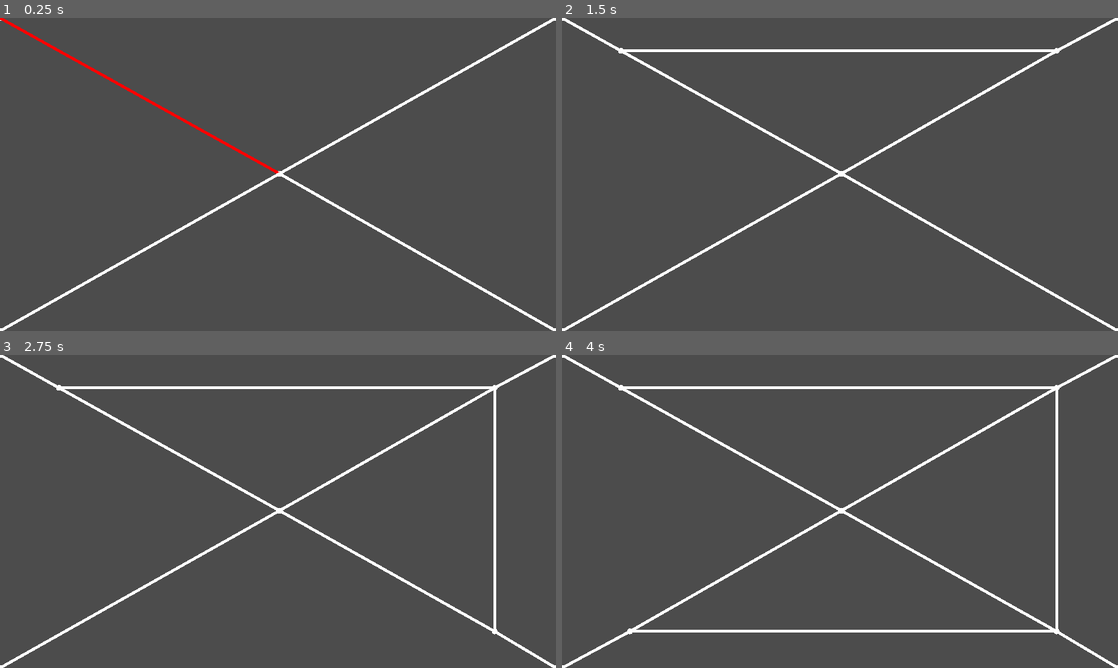
Above: before the commit, frames 1-4 (two rows, left to right).
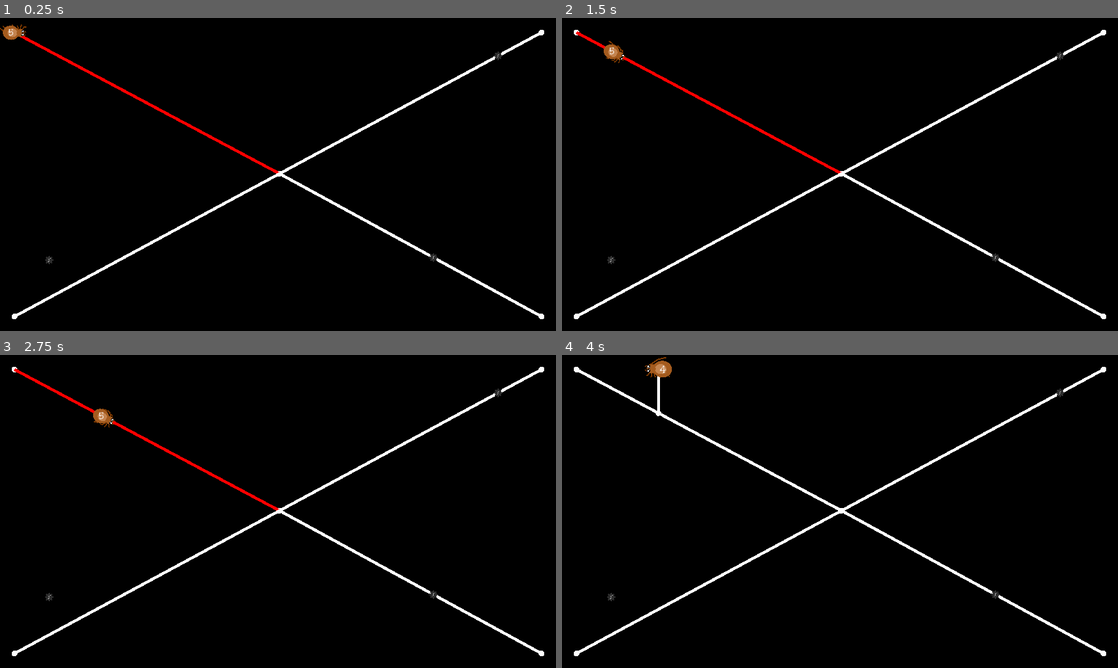
Above: after the commit, the same moments.

Repository: Pandaqi/Windowsilk
Game: Godot game, scene res://Main.tscn
Same seed, same stepped clock (60 frames per second), same inputs: the game is played once before the commit and once after it.
Inputs:
- Up to frame 1 (0.25 s): no input
- Up to frame 2 (1.5 s): tap Enter at 0.5 s; hold Right 0.53-1.28 s; tap T at 0.6 s; tap Space at 0.77 s; hold Down from 1.28 s (still down); tap K at 1.35 s
- Up to frame 3 (2.75 s): tap Space at 1.52 s; release Down at 2.03 s; hold Right from 2.03 s (still down); tap J at 2.1 s
- Up to frame 4 (4 s): release Right at 2.78 s; hold Up 2.78-3.53 s; tap H at 2.85 s; tap Space at 3.02, 3.77 s; hold Left from 3.53 s (still down); tap U at 3.6 s

The runs differ from the first frame. In frame 1, 99% of the frame differs, in the area x 0-100%, y 0-100%; in frame 2, 100%; in frame 3, 100%; in frame 4, 99%.

Commit message:
Working web movement, silk usage, and procedural leg animation.
Oh, and devlog.

Diff:
--- a/Main.tscn
+++ b/Main.tscn
@@ -10,9 +10,16 @@
 [ext_resource path="res://scripts/player_modules/web_tracker.gd" type="Script" id=8]
 [ext_resource path="res://scripts/module_manager.gd" type="Script" id=9]
 [ext_resource path="res://scripts/player_modules/module_jumper.gd" type="Script" id=10]
+[ext_resource path="res://scripts/player_modules/module_silk.gd" type="Script" id=11]
+[ext_resource path="res://assets/spider.png" type="Texture" id=12]
+[ext_resource path="res://assets/fonts/main_medium.tres" type="DynamicFont" id=13]
+[ext_resource path="res://scripts/spawner.gd" type="Script" id=14]
+[ext_resource path="res://scripts/player_modules/collector.gd" type="Script" id=15]
+[ext_resource path="res://scripts/players.gd" type="Script" id=16]
+[ext_resource path="res://scripts/player_modules/module_legs.gd" type="Script" id=17]
 
-[sub_resource type="CircleShape2D" id=1]
-radius = 25.3076
+[sub_resource type="RectangleShape2D" id=1]
+extents = Vector2( 39.6427, 22.889 )
 
 [node name="Main" type="Node2D"]
 script = ExtResource( 2 )
@@ -26,23 +33,30 @@
 [node name="Points" type="Node2D" parent="Web"]
 script = ExtResource( 4 )
 
-[node name="Bounds" type="Node2D" parent="."]
+[node name="Bounds" type="Node2D" parent="Web"]
 
-[node name="StaticBody2D" parent="Bounds" instance=ExtResource( 5 )]
-
-[node name="StaticBody2D2" parent="Bounds" instance=ExtResource( 5 )]
+[node name="Right" parent="Web/Bounds" instance=ExtResource( 5 )]
 position = Vector2( 1984, 0 )
 rotation = 3.14159
 
-[node name="StaticBody2D3" parent="Bounds" instance=ExtResource( 5 )]
+[node name="Down" parent="Web/Bounds" instance=ExtResource( 5 )]
 position = Vector2( 960, 1144 )
 rotation = 1.5708
 
-[node name="StaticBody2D4" parent="Bounds" instance=ExtResource( 5 )]
+[node name="Left" parent="Web/Bounds" instance=ExtResource( 5 )]
+
+[node name="Up" parent="Web/Bounds" instance=ExtResource( 5 )]
 position = Vector2( 960, -64 )
 rotation = 1.5708
 
+[node name="Spawner" type="Node2D" parent="."]
+script = ExtResource( 14 )
+
+[node name="Timer" type="Timer" parent="Spawner"]
+one_shot = true
+
 [node name="Players" type="Node2D" parent="."]
+script = ExtResource( 16 )
 
 [node name="Player" type="KinematicBody2D" parent="Players"]
 collision_layer = 2
@@ -50,7 +64,14 @@
 script = ExtResource( 9 )
 
 [node name="CollisionShape2D" type="CollisionShape2D" parent="Players/Player"]
+position = Vector2( -0.0623398, 1.62678 )
 shape = SubResource( 1 )
+
+[node name="Visuals" type="Node2D" parent="Players/Player"]
+scale = Vector2( 0.33, 0.33 )
+
+[node name="Sprite" type="Sprite" parent="Players/Player/Visuals"]
+texture = ExtResource( 12 )
 
 [node name="Mover" type="Node2D" parent="Players/Player"]
 script = ExtResource( 6 )
@@ -69,10 +90,86 @@
 [node name="Jumper" type="Node2D" parent="Players/Player"]
 script = ExtResource( 10 )
 
+[node name="Tween" type="Tween" parent="Players/Player/Jumper"]
+
+[node name="Silk" type="Node2D" parent="Players/Player"]
+script = ExtResource( 11 )
+
+[node name="LabelContainer" type="Node2D" parent="Players/Player/Silk"]
+position = Vector2( -13.6862, 0 )
+
+[node name="Label" type="Label" parent="Players/Player/Silk/LabelContainer"]
+margin_left = -19.8214
+margin_top = -19.8214
+margin_right = 20.1786
+margin_bottom = 24.1786
+custom_fonts/font = ExtResource( 13 )
+text = "0"
+align = 1
+valign = 1
+__meta__ = {
+"_edit_use_anchors_": false
+}
+
+[node name="Collector" type="Node2D" parent="Players/Player"]
+script = ExtResource( 15 )
+
+[node name="Legs" type="Node2D" parent="Players/Player"]
+show_behind_parent = true
+script = ExtResource( 17 )
+
+[node name="R1" type="Node2D" parent="Players/Player/Legs"]
+position = Vector2( 26, 13 )
+
+[node name="Offset" type="Node2D" parent="Players/Player/Legs/R1"]
+position = Vector2( 14.6301, 9.20277 )
+
+[node name="R2" type="Node2D" parent="Players/Player/Legs"]
+position = Vector2( 18.5, 13 )
+
+[node name="Offset" type="Node2D" parent="Players/Player/Legs/R2"]
+position = Vector2( 5.37628, 15.5739 )
+
+[node name="R3" type="Node2D" parent="Players/Player/Legs"]
+position = Vector2( 14, 13 )
+
+[node name="Offset" type="Node2D" parent="Players/Player/Legs/R3"]
+position = Vector2( -4.98973, 14.1581 )
+
+[node name="R4" type="Node2D" parent="Players/Player/Legs"]
+position = Vector2( -0.5, 13 )
+
+[node name="Offset" type="Node2D" parent="Players/Player/Legs/R4"]
+position = Vector2( -7.24351, 16.7538 )
+
+[node name="L1" type="Node2D" parent="Players/Player/Legs"]
+position = Vector2( 26.5, -9.5 )
+
+[node name="Offset" type="Node2D" parent="Players/Player/Legs/L1"]
+position = Vector2( 13.8941, -9.59172 )
+
+[node name="L2" type="Node2D" parent="Players/Player/Legs"]
+position = Vector2( 19.5, -9.5 )
+
+[node name="Offset" type="Node2D" parent="Players/Player/Legs/L2"]
+position = Vector2( 5.32016, -16.6708 )
+
+[node name="L3" type="Node2D" parent="Players/Player/Legs"]
+position = Vector2( 13, -9.5 )
+
+[node name="Offset" type="Node2D" parent="Players/Player/Legs/L3"]
+position = Vector2( -3.98974, -14.0751 )
+
+[node name="L4" type="Node2D" parent="Players/Player/Legs"]
+position = Vector2( -0.5, -9.5 )
+
+[node name="Offset" type="Node2D" parent="Players/Player/Legs/L4"]
+position = Vector2( -8.18739, -17.6147 )
+
+[connection signal="timeout" from="Spawner/Timer" to="Spawner" method="_on_Timer_timeout"]
 [connection signal="timeout" from="Players/Player/Mover/PointDelayTimer" to="Players/Player/Mover" method="_on_PointDelayTimer_timeout"]
-[connection signal="button_press" from="Players/Player/Input" to="Players/Player/Mover" method="_on_Input_button_press"]
 [connection signal="button_press" from="Players/Player/Input" to="Players/Player/Jumper" method="_on_Input_button_press"]
-[connection signal="button_release" from="Players/Player/Input" to="Players/Player/Mover" method="_on_Input_button_release"]
 [connection signal="button_release" from="Players/Player/Input" to="Players/Player/Jumper" method="_on_Input_button_release"]
 [connection signal="move_vec" from="Players/Player/Input" to="Players/Player/Mover" method="_on_Input_move_vec"]
 [connection signal="move_vec" from="Players/Player/Input" to="Players/Player/Jumper" method="_on_Input_move_vec"]
+[connection signal="tween_all_completed" from="Players/Player/Jumper/Tween" to="Players/Player/Jumper" method="_on_Tween_tween_all_completed"]
--- /dev/null
+++ b/assets/fonts/main_medium.tres
@@ -0,0 +1,7 @@
+[gd_resource type="DynamicFont" load_steps=2 format=2]
+
+[ext_resource path="res://assets/fonts/griffy.ttf" type="DynamicFontData" id=1]
+
+[resource]
+size = 32
+font_data = ExtResource( 1 )
--- a/project.godot
+++ b/project.godot
@@ -36,4 +36,5 @@
 quality/driver/driver_name="GLES2"
 vram_compression/import_etc=true
 vram_compression/import_etc2=false
+environment/default_clear_color=Color( 0, 0, 0, 1 )
 environment/default_environment="res://default_env.tres"
--- /dev/null
+++ b/scenes/item.tscn
@@ -0,0 +1,26 @@
+[gd_scene load_steps=4 format=2]
+
+[ext_resource path="res://scripts/item.gd" type="Script" id=1]
+[ext_resource path="res://assets/items.png" type="Texture" id=2]
+
+[sub_resource type="CircleShape2D" id=2]
+radius = 13.8734
+
+[node name="Item" type="Area2D" groups=[
+"Items",
+]]
+position = Vector2( 106.658, 47.1937 )
+collision_layer = 0
+collision_mask = 2
+script = ExtResource( 1 )
+
+[node name="CollisionShape2D" type="CollisionShape2D" parent="."]
+shape = SubResource( 2 )
+
+[node name="Sprite" type="Sprite" parent="."]
+scale = Vector2( 0.25, 0.25 )
+texture = ExtResource( 2 )
+hframes = 8
+vframes = 8
+
+[connection signal="body_entered" from="." to="." method="_on_Item_body_entered"]
--- a/scenes/web/point.gd
+++ b/scenes/web/point.gd
@@ -26,6 +26,9 @@
 		if e.start == p: return e
 		if e.end == p: return e
 
+func has_edge(e):
+	return (e in edges)
+
 func find_edge_closest_to_vec(vec : Vector2):
 	var best = null
 	var best_dot = -INF
--- /dev/null
+++ b/scripts/item.gd
@@ -0,0 +1,9 @@
+extends Area2D
+
+var type : String = ""
+
+func set_type(tp):
+	type = tp
+
+func _on_Item_body_entered(body):
+	body.m.collector.collect(self)
--- a/scripts/main.gd
+++ b/scripts/main.gd
@@ -1,9 +1,15 @@
 extends Node2D
 
 onready var web = $Web
+onready var spawner = $Spawner
+onready var players = $Players
 
 func _ready():
 	if GlobalInput.get_player_count() <= 0:
 		GlobalInput.create_debugging_players()
 
 	web.activate()
+
+func web_loading_done():
+	players.activate()
+	spawner.activate()
--- /dev/null
+++ b/scripts/player_modules/collector.gd
@@ -0,0 +1,12 @@
+extends Node2D
+
+onready var body = get_parent()
+
+func collect(node):
+	handle_collectible_type(node.type)
+	node.queue_free()
+
+func handle_collectible_type(tp):
+	match tp:
+		'silk':
+			body.m.silk.change(+1)
--- a/scripts/player_modules/module_jumper.gd
+++ b/scripts/player_modules/module_jumper.gd
@@ -1,9 +1,27 @@
 extends Node2D
 
+const JUMP_DURATION : float = 0.5
+const JUMP_SCALE : float = 1.3
+
+const DIST_PER_SILK : float = 150.0
+
 var active : bool = false
+var input_disabled : bool = false
 
 onready var body = get_parent()
 onready var edges = get_node("/root/Main/Web").edges
+onready var tween = $Tween
+
+var tween_data = {
+	'target_point': null,
+	'start_point': null
+}
+
+func pay_for_travel(dist):
+	return -round(dist / DIST_PER_SILK)
+
+func get_max_dist():
+	return DIST_PER_SILK * body.m.silk.count()
 
 func _on_Input_move_vec(vec, dt):
 	if not active: return
@@ -14,21 +32,32 @@
 	body.set_rotation(vec.angle())
 
 func _on_Input_button_press():
-	start_jump()
+	if input_disabled: return
+	prepare_jump()
 
 func _on_Input_button_release():
-	finish_jump()
+	if input_disabled: return
+	execute_jump()
 
 func get_forward_vec():
 	var rot = body.rotation
 	return Vector2(cos(rot), sin(rot))
 
-func start_jump():
+func prepare_jump():
+	if body.m.silk.is_empty(): return
+
+	body.m.mover.disable()
 	active = true
 
-func finish_jump():
+func execute_jump():
+	if not active: return
+
 	active = false
+	input_disabled = true
+	create_new_silk_line()
+	play_jump_tween()
 
+func create_new_silk_line():
 	var dir = get_forward_vec()
 
 	var exclude_bodies = []
@@ -40,6 +69,51 @@
 		exclude_bodies.append(point)
 		exclude_bodies += point.get_edges()
 
-	var res = edges.shoot(body.global_position, dir, exclude_bodies, edge)
+	tween_data.target_point = null
 
-	body.m.webtracker.arrived_on_point(res.new_point)
+	var res = edges.shoot(body.global_position, dir, exclude_bodies, edge, body)
+	if res.failed:
+		# TO DO: give feedback
+		print("No jump possible")
+		finish_jump()
+		return
+
+	tween_data.start_point = body.position
+	tween_data.target_point = res.new_point
+
+func play_jump_tween():
+	if not tween_data.target_point: return
+
+	var dur = JUMP_DURATION
+	tween.interpolate_property(body, "position",
+		body.position, tween_data.target_point.position, dur,
+		Tween.TRANS_CUBIC, Tween.EASE_OUT)
+
+	tween.interpolate_property(body, "scale",
+		Vector2(1,1), Vector2(1,1)*JUMP_SCALE, 0.5*dur,
+		Tween.TRANS_LINEAR, Tween.EASE_OUT)
+
+	tween.interpolate_property(body, "scale",
+		Vector2(1,1)*JUMP_SCALE, Vector2(1,1), 0.5*dur,
+		Tween.TRANS_LINEAR, Tween.EASE_OUT,
+		0.5*dur)
+
+	tween.start()
+
+func finish_jump():
+	input_disabled = false
+
+	var pos = tween_data.target_point
+	var start_pos = tween_data.start_point
+
+	var actually_jumped = (pos and start_pos)
+	if actually_jumped:
+		var dist = (pos.position - start_pos).length()
+		body.m.silk.change(pay_for_travel(dist))
+
+		body.m.webtracker.arrived_on_point(pos)
+
+	body.m.mover.enable()
+
+func _on_Tween_tween_all_completed():
+	finish_jump()
--- /dev/null
+++ b/scripts/player_modules/module_legs.gd
@@ -0,0 +1,87 @@
+extends Node2D
+
+# NOTE: These values are GLOBAL positions
+# The starts are actual NODES, so they automatically rotate and move correctly with the object
+onready var legs = {
+	'L1': { 'start': $L1, 'end': Vector2.ZERO },
+	'L2': { 'start': $L2, 'end': Vector2.ZERO },
+	'L3': { 'start': $L3, 'end': Vector2.ZERO },
+	'L4': { 'start': $L4, 'end': Vector2.ZERO },
+
+	'R1': { 'start': $R1, 'end': Vector2.ZERO },
+	'R2': { 'start': $R2, 'end': Vector2.ZERO },
+	'R3': { 'start': $R3, 'end': Vector2.ZERO },
+	'R4': { 'start': $R4, 'end': Vector2.ZERO },
+}
+
+var leg_color = Color(121/255.0, 55/255.0, 0)
+
+onready var body = get_parent()
+
+func _ready():
+	reset_legs()
+
+func reset_legs():
+	for key in legs:
+		reset_leg(legs[key])
+
+func calculate_leg_dist(leg):
+	var desired_pos = get_desired_leg_pos(leg)
+	return (leg.end - desired_pos).length()
+
+func get_desired_leg_pos(leg):
+	return leg.start.get_node("Offset").global_position
+
+func reset_leg(leg):
+	leg.end = get_desired_leg_pos(leg)
+
+func _physics_process(dt):
+	check_legs()
+	update()
+
+func check_legs():
+	var dist_left = 0
+	var dist_right = 0
+
+	var threshold = 30
+	for key in legs:
+		var leg = legs[key]
+		threshold = 30 + (randf()-0.5)*4
+		var dist = calculate_leg_dist(leg)
+
+		var sibling = "L" + key.right(1)
+		if key.left(1) == "L":
+			dist_left += dist
+			sibling = "R" + key.right(1)
+		else:
+			dist_right += dist
+
+		sibling = legs[sibling]
+
+		var sibling_dist = calculate_leg_dist(sibling)
+		if dist > threshold and sibling_dist > 0.5*threshold:
+			reset_leg(leg)
+
+	# wiggle based on which legs are furthest behind
+	var sprite = body.m.visuals.get_node("Sprite")
+	var target_rotation = 0.02*PI
+	if dist_left > dist_right:
+		target_rotation *= -1
+	sprite.set_rotation(lerp(sprite.get_rotation(), target_rotation, 0.1))
+
+func _draw():
+	for key in legs:
+		draw_leg(legs[key])
+
+func draw_leg(leg):
+	var start = leg.start.position
+	var end = to_local(leg.end)
+
+	var orthogonal = Vector2.DOWN
+	if start.y < 0: orthogonal = Vector2.UP
+
+	#orthogonal = orthogonal.rotated(body.rotation)
+
+	var middle = 0.5*(start + end) + orthogonal * 5
+
+	draw_polyline([start, middle, end], leg_color, 4)
--- a/scripts/player_modules/module_mover.gd
+++ b/scripts/player_modules/module_mover.gd
@@ -1,6 +1,6 @@
 extends Node2D
 
-const BASE_SPEED : float = 1000.0
+const BASE_SPEED : float = 170.0
 
 onready var body = get_parent()
 onready var point_delay_timer = $PointDelayTimer
@@ -40,9 +40,14 @@
 	body.move_and_slide(final_move_vec * BASE_SPEED)
 	body.set_rotation(final_move_vec.angle())
 
+	# NOTE: the "entity on me" check can, in rare occassions, fail
+	# So, we also check if we're close enough to the point at which we should be arriving
+	# Otherwise we call it a fluke and continue
 	if not edge.is_entity_on_me(body):
-		body.m.webtracker.arrived_on_point(edge.get_closest_point(body))
-		return false
+		var closest_point = edge.get_closest_point(body)
+		if (body.position - closest_point.position).length() <= 5.0:
+			body.m.webtracker.arrived_on_point(closest_point)
+			return false
 
 	return true
 
@@ -64,10 +69,10 @@
 func enter_edge(e):
 	pass
 
-func _on_Input_button_press():
+func disable():
 	active = false
 
-func _on_Input_button_release():
+func enable():
 	active = true
 
 func _on_PointDelayTimer_timeout():
--- /dev/null
+++ b/scripts/player_modules/module_silk.gd
@@ -0,0 +1,28 @@
+extends Node2D
+
+const MAX_SILK : int = 100
+const STARTING_SILK : int = 5
+
+var num : int = 0
+
+onready var label_container = $LabelContainer
+onready var label = $LabelContainer/Label
+
+onready var body = get_parent()
+
+func _ready():
+	change(STARTING_SILK)
+
+func change(val):
+	num = clamp(num + val, 0.0, MAX_SILK)
+
+	label.set_text(str(num))
+
+func _physics_process(dt):
+	label_container.set_rotation(-body.rotation)
+
+func is_empty():
+	return (num <= 0)
+
+func count():
+	return num
--- /dev/null
+++ b/scripts/players.gd
@@ -0,0 +1,5 @@
+extends Node2D
+
+# TO DO: Instantiate players from GlobalInput, hand correct controls, place randomly (but spread out)
+func activate():
+	pass
--- /dev/null
+++ b/scripts/spawner.gd
@@ -0,0 +1,65 @@
+extends Node2D
+
+const BOUNDS = { 'min': 3, 'max': 8 }
+const TIME_BOUNDS = { 'min': 3.0, 'max': 7.0 }
+
+const OFFSET_FROM_EDGE : Dictionary = { 'min': 50.0, 'max': 150.0 }
+
+var item_scene = preload("res://scenes/item.tscn")
+
+var available_types = ['silk']
+var place_on_web : bool = true
+
+onready var timer = $Timer
+
+func activate():
+	_on_Timer_timeout()
+
+func _on_Timer_timeout():
+	check_placement()
+	restart_timer()
+
+func restart_timer():
+	timer.wait_time = rand_range(TIME_BOUNDS.min, TIME_BOUNDS.max)
+	timer.start()
+
+func check_placement():
+	var num_items = get_tree().get_nodes_in_group("Items").size()
+	if num_items >= BOUNDS.max: return
+
+	place_item()
+	num_items += 1
+
+	while num_items < BOUNDS.min:
+		place_item()
+		num_items += 1
+
+func get_random_type():
+	return available_types[randi() % available_types.size()]
+
+func get_random_position():
+	var edges = get_tree().get_nodes_in_group("Edges")
+	var rand_edge = edges[randi() % edges.size()]
+
+	var vec = rand_edge.get_vec()
+	var vec_norm = vec.normalized()
+	var rand_pos = rand_edge.start.position + randf()*vec
+
+	if place_on_web: return rand_pos
+
+	var ortho_vec = vec_norm.rotated(0.5*PI)
+	if randf() <= 0.5: ortho_vec = vec_norm.rotated(-0.5*PI)
+
+	rand_pos += ortho_vec*rand_range(OFFSET_FROM_EDGE.min, OFFSET_FROM_EDGE.max)
+	return rand_pos
+
+func place_item():
+	var item = item_scene.instance()
+	item.set_position(get_random_position())
+	item.set_type(get_random_type())
+	add_child(item)
+
+	place_on_web = not place_on_web
+
+	print("ITEM PLACED")
+	print(item.position)
--- a/scripts/web.gd
+++ b/scripts/web.gd
@@ -2,6 +2,11 @@
 
 onready var edges = $Edges
 onready var points = $Points
+
+onready var main_node = get_node("/root/Main")
+
+const EDGE_MARGIN : float = 50.0
+const BOUND_THICKNESS : float = 64.0
 
 var vp = Vector2(1920, 1080)
 var corners = [
@@ -12,9 +17,25 @@
 ]
 
 func activate():
+	inset_corners()
+	position_bounds()
 	load_default_web()
 
+func inset_corners():
+	corners[0] += Vector2(1,1)*EDGE_MARGIN
+	corners[1] += Vector2(-1,1)*EDGE_MARGIN
+	corners[2] += Vector2(-1,-1)*EDGE_MARGIN
+	corners[3] += Vector2(1,-1)*EDGE_MARGIN
+
+func position_bounds():
+	$Bounds/Right.position.x = corners[1].x + BOUND_THICKNESS
+	$Bounds/Down.position.y = corners[2].y + BOUND_THICKNESS
+	$Bounds/Left.position.x = corners[0].x - BOUND_THICKNESS
+	$Bounds/Up.position.y = corners[0].y - BOUND_THICKNESS
+
 func load_default_web():
+	yield(get_tree(), "idle_frame")
+
 	var res = edges.shoot(corners[0], corners[2] - corners[0])
 
 	get_node("/root/Main/Players/Player/WebTracker").arrived_on_edge(res.new_edge)
@@ -26,3 +47,5 @@
 	yield(get_tree(), "idle_frame")
 
 	edges.shoot(0.5*vp, corners[3] - corners[1])
+
+	main_node.web_loading_done()
--- a/scripts/web_modules/module_edges.gd
+++ b/scripts/web_modules/module_edges.gd
@@ -1,6 +1,7 @@
 extends Node2D
 
 const POINT_SNAP_RADIUS : float = 15.0
+const ENTITY_OBSTRUCT_RADIUS : float = 30.0
 
 var edge_scene = preload("res://scenes/web/edge.tscn")
 
@@ -9,12 +10,15 @@
 
 var debug : bool = true
 
-func shoot(from : Vector2, dir : Vector2, exclude = [], origin_edge = null):
+func shoot(from : Vector2, dir : Vector2, exclude = [], origin_edge = null, shooter = null):
 	var space_state = get_world_2d().direct_space_state
 
 	dir = dir.normalized()
 	var epsilon = dir*1.0
-	var to = from + dir*3000.0
+
+	var max_dist = 3000.0 # some high number, doesn't matter
+	if shooter: max_dist = shooter.m.jumper.get_max_dist()
+	var to = from + dir*max_dist
 
 	var col_layer = 1
 
@@ -22,8 +26,9 @@
 	# the edges of the map always have bounds, so we always stop at the edge (if we hit nothing else)
 	var result = space_state.intersect_ray(from + epsilon, to, exclude, col_layer)
 	if not result:
-		print("SOMETHING WENT WRONG; there should always be a result")
-		return
+		return {
+			'failed': true
+		}
 
 	# create a point where we came from
 	# if this is awfully close to another point, just snap to that one
@@ -38,19 +43,34 @@
 	# similar idea: create a new point, or snap to an existing one
 	var create_new_point = true
 	var new_point
+	var final_pos = result.position
 	var snappable_new_point = get_closest_point(result.position)
 	if snappable_new_point:
 		create_new_point = false
 		new_point = snappable_new_point
+		final_pos = new_point.position
 
+		# so, the target point already exists
+		# if the origin point also already exists, there might be an edge here already
+		# if so, abort mission, just move to target
 		if not create_from_point:
 			var existing_edge = new_point.get_edge_to(from_point)
 			if existing_edge:
 				return {
+					'failed': false,
 					'new_edge': existing_edge,
 					'new_point': new_point
 				}
 
+	# detect if something is blocking our arrival
+	var obstructing_entity = get_closest_entity(final_pos, [shooter])
+	if obstructing_entity:
+		print("Can't go there; obstructing entity")
+		return {
+			'failed': true
+		}
+
+	# if we didn't snap to existing points, they must be created
 	if create_from_point:
 		from_point = points.create_at(from)
 		break_edge_in_two(origin_edge, from_point)
@@ -58,6 +78,22 @@
 	if create_new_point:
 		new_point = points.create_at(result.position)
 
+	# we might end up not moving at all
+	# or moving over an edge that already exists
+	# check these cases and abort if so
+	var start_and_end_are_identical = (snappable_new_point != null) and snappable_new_point == snappable_from_point
+	var edge_already_exists = (not create_new_point) and new_point.has_edge(origin_edge)
+
+	if start_and_end_are_identical or edge_already_exists:
+		print("No need to create something new")
+		return {
+			'failed': false,
+			'new_edge': origin_edge,
+			'new_point': new_point
+		}
+
+	# if we hit the _bounds_ of the level, we don't break anything
+	# hence the check
 	var hit_an_edge = (result.collider.is_in_group("Edges"))
 	if hit_an_edge: break_edge_in_two(result.collider, new_point)
 
@@ -65,6 +101,7 @@
 	var new_edge = create_between(from_point, new_point)
 
 	return {
+		'failed': false,
 		'new_edge': new_edge,
 		'new_point': new_point
 	}
@@ -105,6 +142,26 @@
 
 	return null
 
+func get_closest_entity(pos : Vector2, exclude = []):
+	var space_state = get_world_2d().direct_space_state
+
+	var shp = CircleShape2D.new()
+	shp.radius = ENTITY_OBSTRUCT_RADIUS
+
+	var query_params = Physics2DShapeQueryParameters.new()
+	query_params.set_shape(shp)
+	query_params.transform.origin = pos
+	query_params.collision_layer = 2
+
+	var result = space_state.intersect_shape(query_params)
+	if not result: return null
+
+	for res in result:
+		if res.collider in exclude: continue
+		return res.collider
+
+	return null
+
 func remove_existing(edge):
 	edge.start.remove_edge(edge)
 	edge.end.remove_edge(edge)
Not shown: 1 places in Main.tscn that only renumber resources
Binary file added: assets/fonts/griffy.ttf
Binary file added: assets/items.png
Not shown, added: assets/items.png.import
Binary file added: assets/spider.png
Not shown, added: assets/spider.png.import
Not shown, added: non_game/.gdignore
Not shown, added: non_game/Assets.afdesign
Not shown, added: non_game/Barlow_Condensed.zip
Not shown, added: non_game/Devlog.afdesign
Not shown, added: non_game/Fruktur.zip
Not shown, added: non_game/Griffy.zip
(and 3 more such lines)
